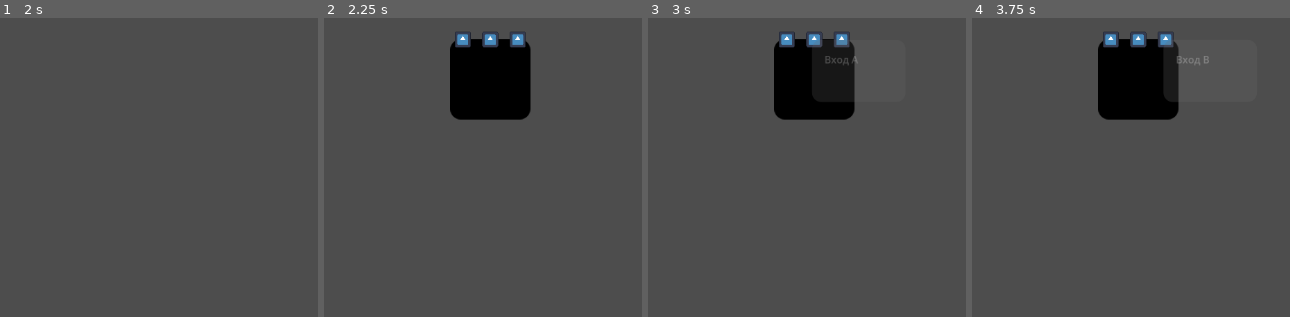
Above: before the commit, frames 1-4 (left to right).
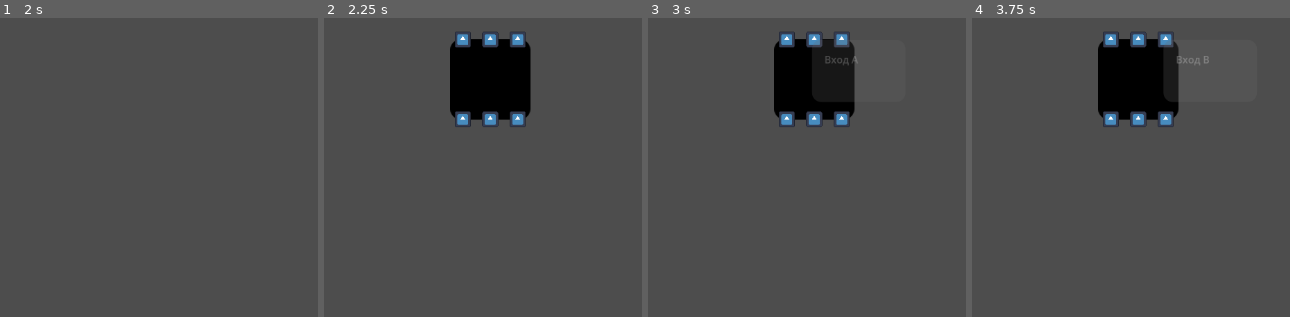
Above: after the commit, the same moments.

Repository: Andrien777/tvbuilder-m
Game: Godot game, scene res://main_scene.tscn
Same seed, same stepped clock (60 frames per second), same inputs: the game is played once before the commit and once after it. The engine's default icon, where the game draws it, is replaced by a stand-in: a white triangle on a blue panel in a dark square.
Inputs (mouse positions are in pixels of both pictures, inside the frame that each line leads up to):
- Up to frame 1 (2 s): tap Enter at 0.5 s; move the mouse to (260, 155) at 0.52 s; tap Mouse wheel down (ZoomDown) at 0.6 s; click (260, 155) at 0.67 s; tap Space at 1.25 s; drag from (outside the picture) to (47, 269) at 1.27 s
- Up to frame 2 (2.25 s): tap Enter at 2 s; move the mouse to (489, 80) at 2.02 s; hold A (create_and2) from 2.03 s (still down); click (489, 80) at 2.17 s
- Up to frame 3 (3 s): release A (create_and2) at 2.75 s; tap Space at 2.75 s; drag from (787, 38) to (outside the picture) at 2.77 s
- Up to frame 4 (3.75 s): drag from (1137, 38) to (1099, 179) at 3.52 s

Frame 1 is identical in both runs. In frame 2, 0.7% of the frame differs, in the area x 41-64%, y 31-37%; in frame 3, 0.7%; in frame 4, 0.7%.

Commit message:
Connections can be deleted

Diff:
--- a/and2.json
+++ b/and2.json
@@ -1,5 +1,5 @@
 {
-	"num_pins": 3,
+	"num_pins": 6,
 	"height": 25,
 	"width": 25,
 	"texture": "",
@@ -22,6 +22,24 @@
 			"position": "TOP",
 			"readable_name": "Выход A&B",
 			"description": "Описание"
+		},{
+			"index": 4,
+			"direction": "DIRECTION_INPUT",
+			"position": "BOTTOM",
+			"readable_name": "Вход C",
+			"description": ""
+		},{
+			"index": 5,
+			"direction": "DIRECTION_INPUT",
+			"position": "BOTTOM",
+			"readable_name": "Вход D",
+			"description": ""
+		},{
+			"index": 6,
+			"direction": "DIRECTION_OUTPUT",
+			"position": "BOTTOM",
+			"readable_name": "Выход C&D",
+			"description": "Описание"
 		}
 	]
 }
--- a/components/ic/logic/And2.gd
+++ b/components/ic/logic/And2.gd
@@ -10,3 +10,4 @@
 
 func _process_signal():
 	pins[2].state = pins[1].state & pins[0].state
+	pins[5].state = pins[4].state & pins[3].state
--- a/netlist/netlist_class.gd
+++ b/netlist/netlist_class.gd
@@ -16,6 +16,14 @@
 		nodes[pin2] = node
 	nodes[pin1].neighbours.append(nodes[pin2])
 	nodes[pin2].neighbours.append(nodes[pin1])
+
+func delete_connection(pin1: Pin, pin2: Pin)->void:
+	nodes[pin1].neighbours.erase(nodes[pin2])
+	nodes[pin2].neighbours.erase(nodes[pin1])
+	if nodes[pin1].neighbours.is_empty():
+		nodes.erase(pin1)
+	if nodes[pin2].neighbours.is_empty():
+		nodes.erase(pin2)
 
 func propagate_signal() -> void:
 	if nodes.is_empty():
@@ -40,6 +48,7 @@
 				visited[current] += 1
 			if visited[current] >= 5:
 				stack.pop_back()
+				print("cycle")
 				continue # TODO: add notification
 			match current.pin.direction:
 					NetConstants.DIRECTION.DIRECTION_OUTPUT:
